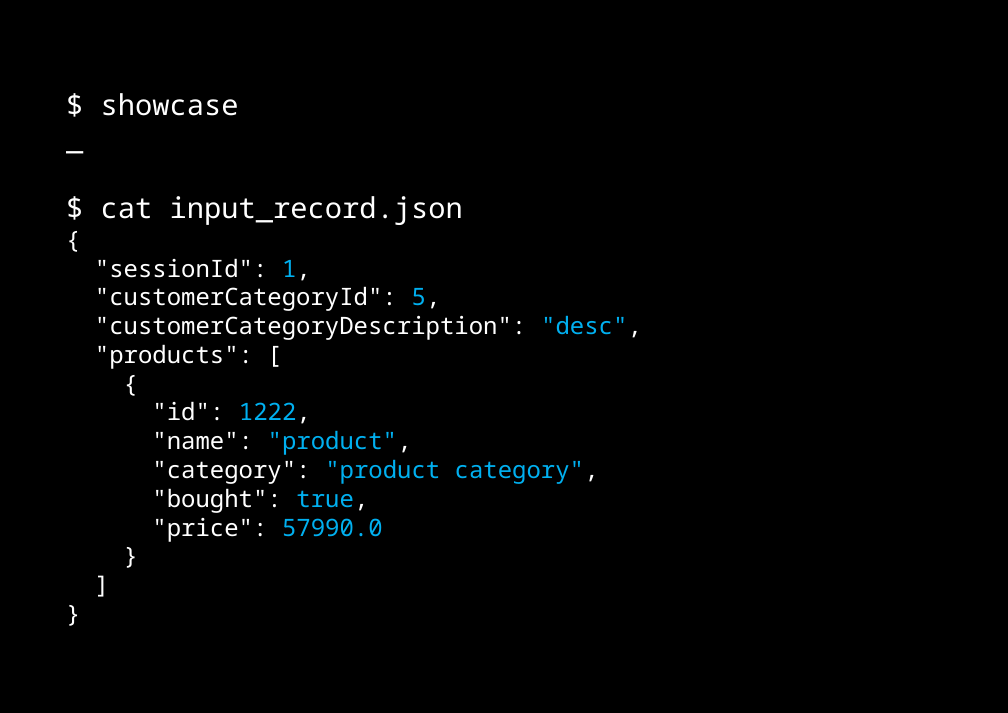
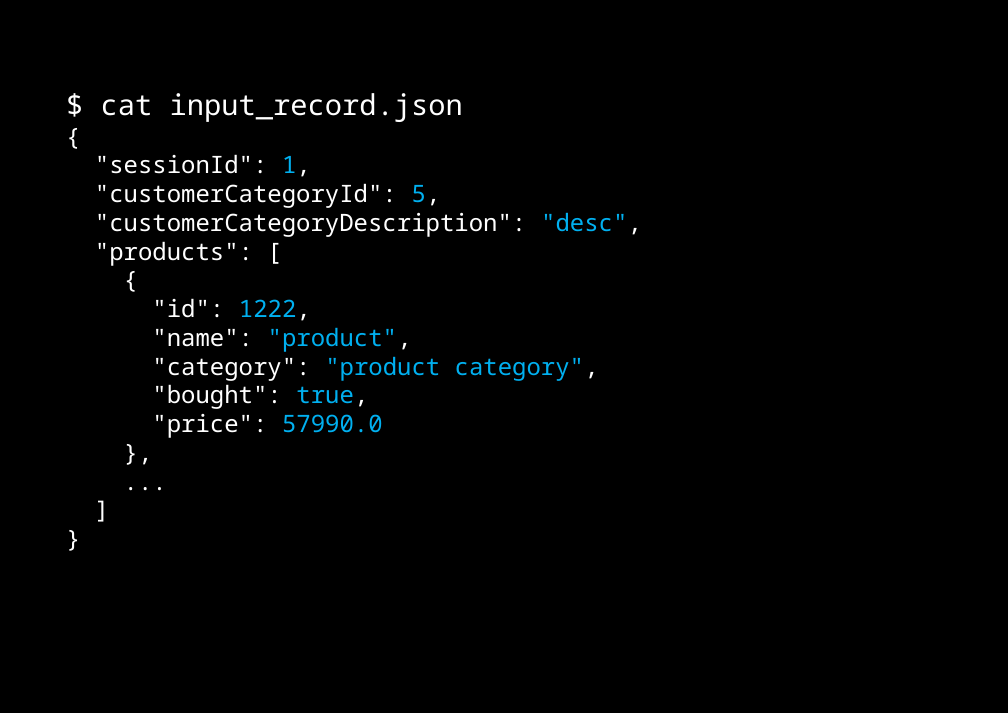
Before and after one commit to dzamurovic/coding-serbia-2014, a slide deck: slide 8 of coding-serbia.pptx (slide 7 before the commit). Drawn at 1008x713 pixels with LibreOffice and Linux fonts; fonts in the diff are those of the drawing. Boxes give left, top, right and bottom in pixels: in the first picture for what was removed or moved away, otherwise in the second. Text is boxed around its words. In the diff, an @@ line names an element or a change of style, - is before the commit and + after.

Commit message:
Working on presentation.

```diff
--- a/coding-serbia.pptx
+++ b/coding-serbia.pptx
@@ text in rectangle at box(49, 78, 966, 566): text changed @@
-}
+},
+...
@@ rectangle "$ cat input_record.json": place and size @@
-rectangle "$ cat input_record.json" at box(49, 78, 966, 642)
+rectangle "$ cat input_record.json" at box(49, 78, 966, 566)
@@ text in rectangle at box(101, 93, 239, 116): paragraphs removed @@
-$ showcase
-_
```
Also in this commit, not shown: 3 other slides changed, 5 slides added.
